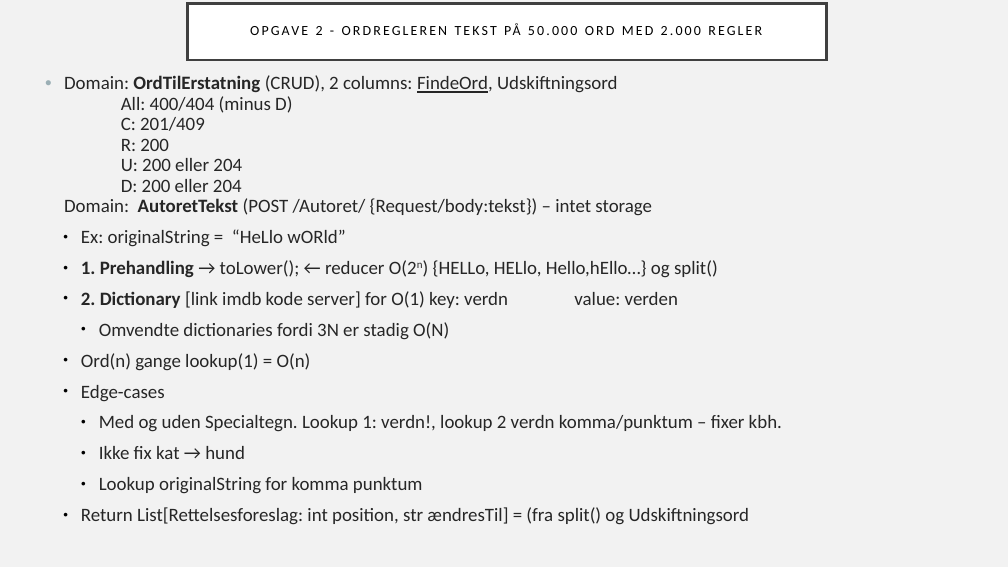
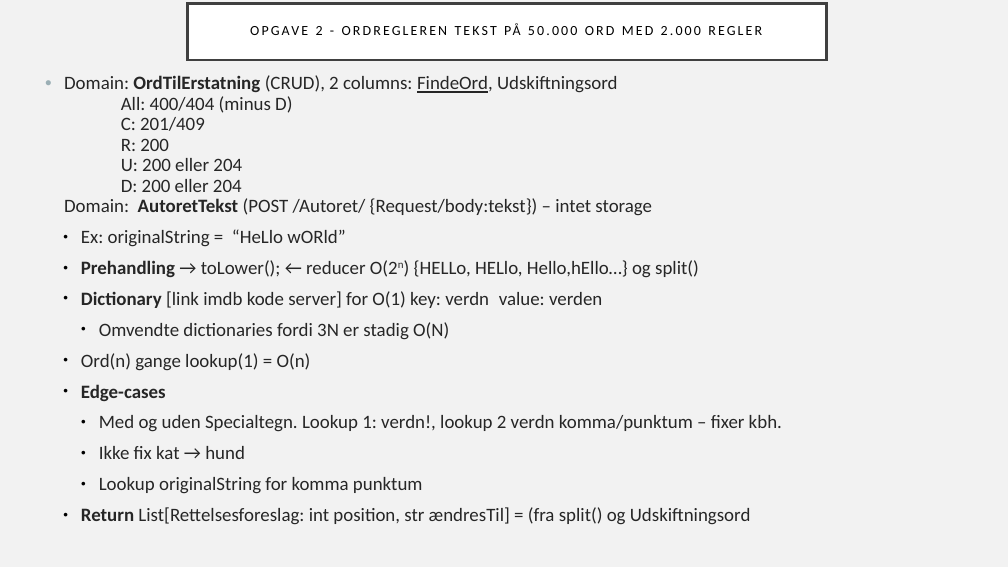
Before and after one commit to Grumlebob/JobInterviewRitzau, a slide deck: slide 4 of Ritzau.odp. Drawn at 1008x567 pixels with LibreOffice and Linux fonts; fonts in the diff are those of the drawing. Boxes give left, top, right and bottom in pixels: in the first picture for what was removed or moved away, otherwise in the second. Text is boxed around its words. In the diff, an @@ line names an element or a change of style, - is before the commit and + after.

Commit message:
opgave 1 og hyperlinks

```diff
--- a/Ritzau.odp
+++ b/Ritzau.odp
@@ text at (81,260,699,308): text changed @@
-  ● 1. Prehandling → toLower(); ← reducer O(2n) {HELLo, HELlo, Hello,hEllo…} og split()
-  ● 2. Dictionary [link imdb kode server] for O(1) key: verdn value: verden
+  ● Prehandling → toLower(); ← reducer O(2n) {HELLo, HELlo, Hello,hEllo…} og split()
+  ● Dictionary [link imdb kode server] for O(1) key: verdn value: verden
@@ text at (81,384,751,525): bold on in "Edge-cases", "Return" @@
```
Also in this commit, not shown: 7 other slides changed, 4 slides added, 4 other files.
